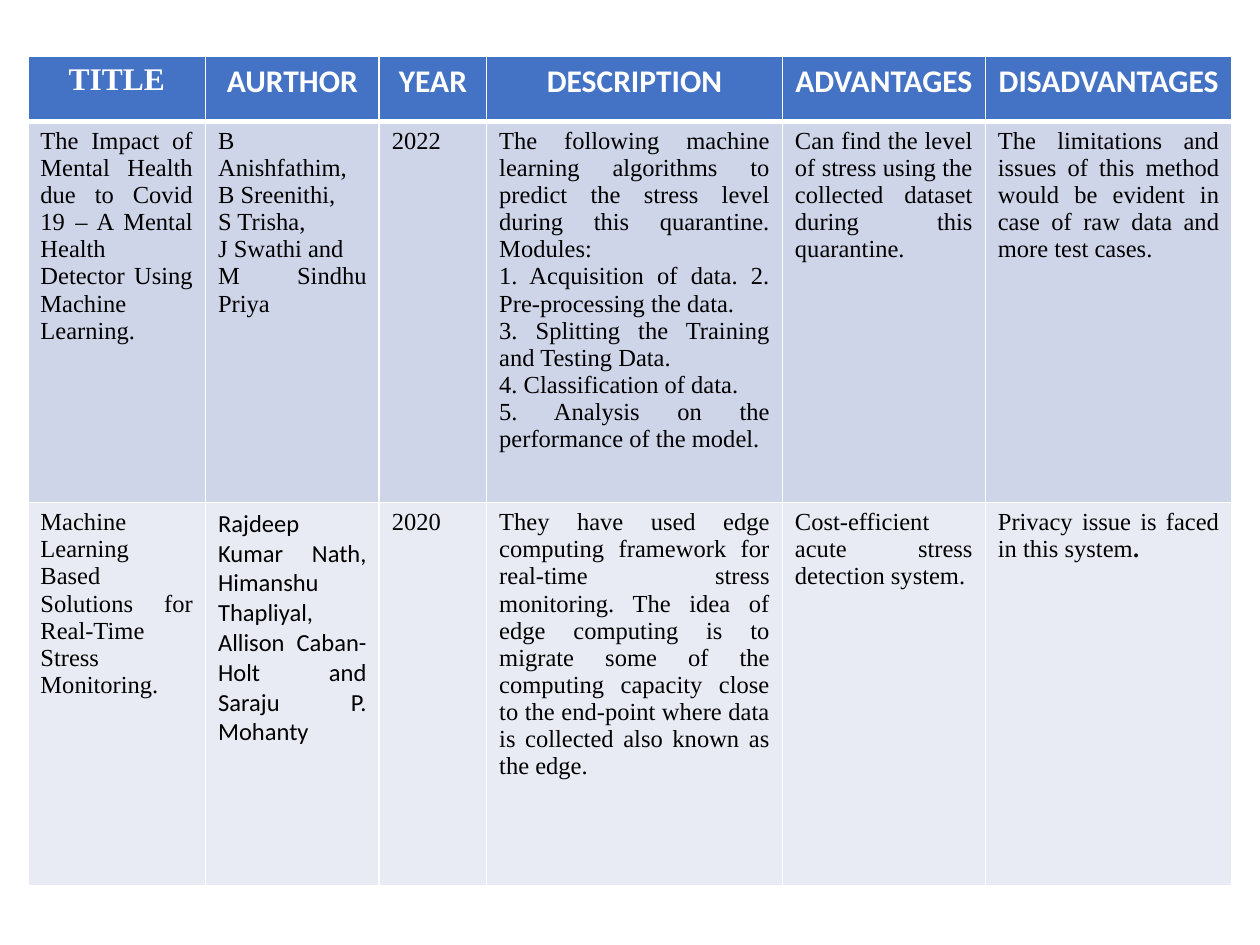
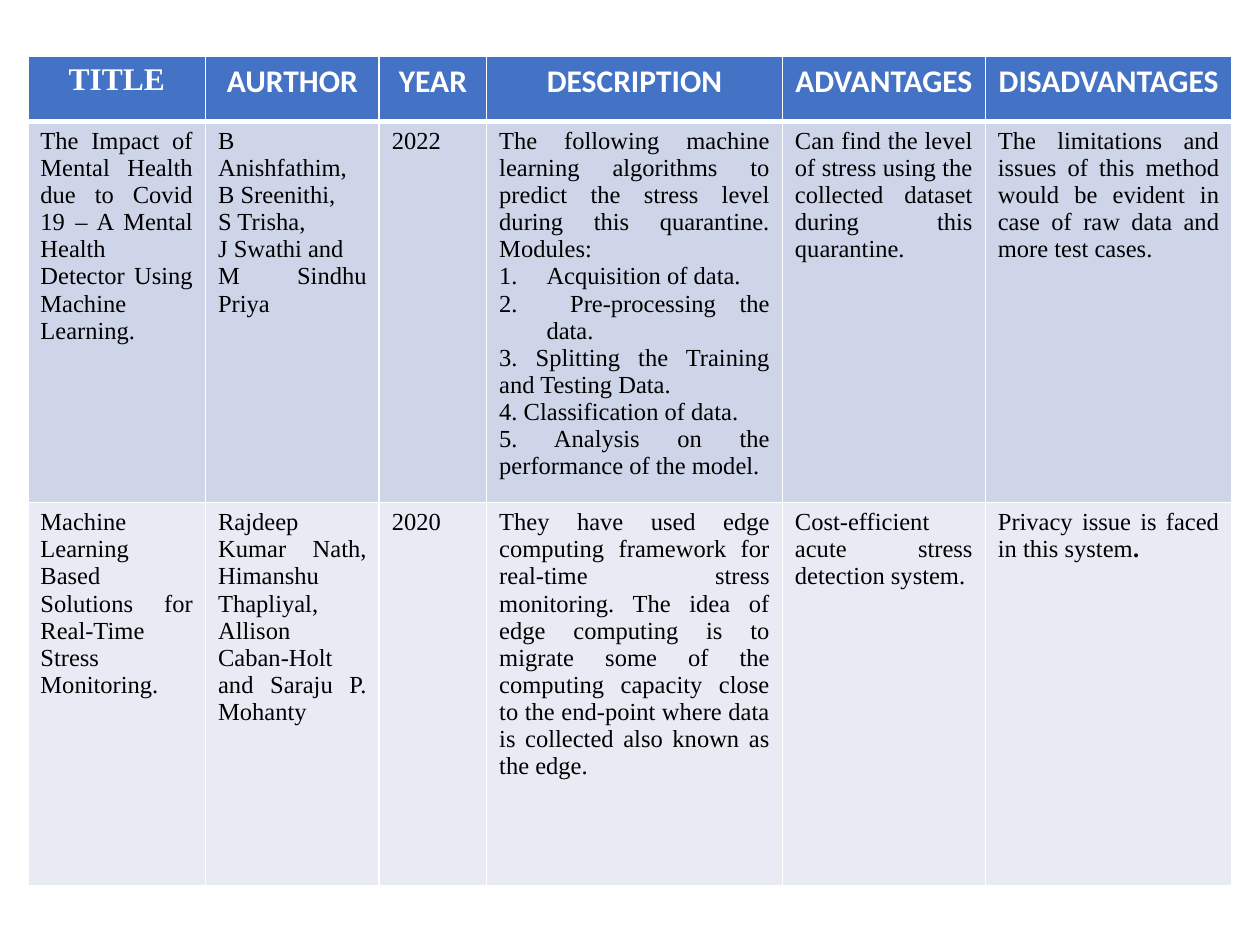
Before and after one commit to thariniabhi/Automated-Depression-Prediction-using-NLP, a slide deck: slide 6 of Documents_batch14/PPT_batch_14.pptx. Drawn at 1260x945 pixels with LibreOffice and Linux fonts; fonts in the diff are those of the drawing. Boxes give left, top, right and bottom in pixels: in the first picture for what was removed or moved away, otherwise in the second. Text is boxed around its words. In the diff, an @@ line names an element or a change of style, - is before the commit and + after.

```diff
--- a/Documents_batch14/PPT_batch_14.pptx
+++ b/Documents_batch14/PPT_batch_14.pptx
@@ table at [28, 55, 1232, 898] @@
-row 2, column 4: The following machine learning algorithms to predict the stress level during this quarantine. Modules: / 1. Acquisition of data. 2. Pre-processing the data. / 3. Splitting the Training and Testing Data. / 4. Classification of data. / 5. Analysis on the performance of the model.
+row 2, column 4: The following machine learning algorithms to predict the stress level during this quarantine. Modules: / Acquisition of data. / Pre-processing the data. / 3. Splitting the Training and Testing Data. / 4. Classification of data. / 5. Analysis on the performance of the model.
@@ font Calibri to Times New Roman in "Rajdeep Kumar Nath, Himanshu Thapliyal, Allison Caban-Holt ..." @@
```
Also in this commit, not shown: 3 other slides changed.
